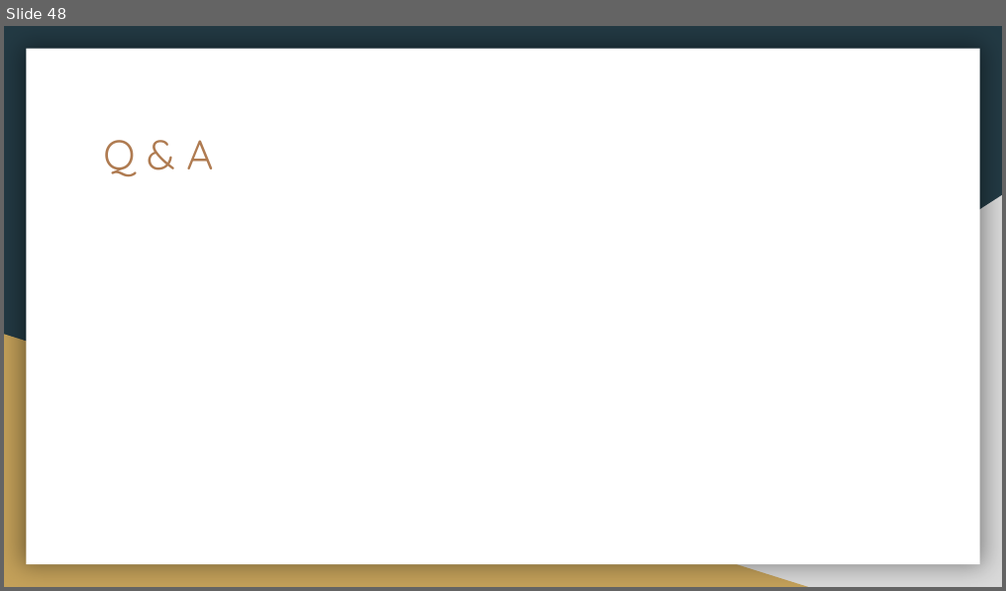
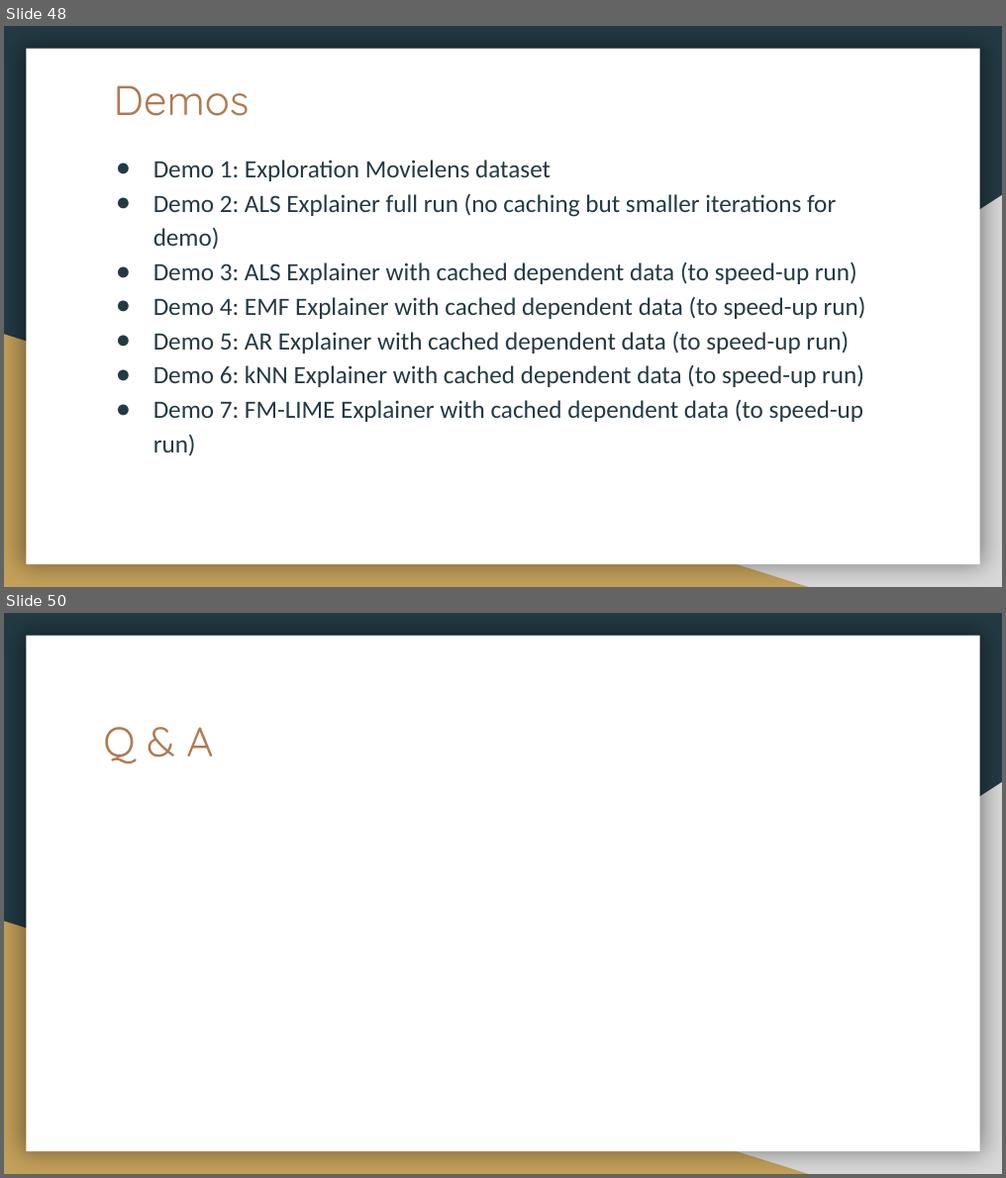
Before and after one commit to aidowu1/Hands-on-Intro-to-building-Explainability-for-RecSys, a slide deck: Presentation/Hands-on Intro to developing Explainability for Recommendation Systems.pptx. Shown one above the other, each under a label of ours: slide 48 before the commit, slides 48 and 50 after it; the slides between them are not shown. The pictures are 1006x591 and 1006x1178 pixels, drawn with LibreOffice and Linux fonts; fonts in the diff are those of the drawing. Boxes give left, top, right and bottom in pixels: in the first picture for what was removed or moved away, otherwise in the second. Text is boxed around its words. In the diff, an @@ line names an element or a change of style, - is before the commit and + after.

Commit message:
More code changes for my Pydata 2023 conference demos

```diff
--- a/Presentation/Hands-on Intro to developing Explainability for Recommendation Systems.pptx
+++ b/Presentation/Hands-on Intro to developing Explainability for Recommendation Systems.pptx
@@ slide 48 added at (x1=4, y1=26, x2=1002, y2=587), background #233A44; not listed: 3 template elements that a slide beside it also shows @@
@@ title added at (x1=114, y1=85, x2=250, y2=116), 30 pt, text #AF7B51 @@
+Demos
@@ text added at (x1=153, y1=160, x2=866, y2=457), 18 pt, text #233A44 @@
+● Demo 1: Exploration Movielens dataset
+● Demo 2: ALS Explainer full run (no caching but smaller iterations for demo)
+● Demo 3: ALS Explainer with cached dependent data (to speed-up run)
+● Demo 4: EMF Explainer with cached dependent data (to speed-up run)
+● Demo 5: AR Explainer with cached dependent data (to speed-up run)
+● Demo 6: kNN Explainer with cached dependent data (to speed-up run)
+● Demo 7: FM-LIME Explainer with cached dependent data (to speed-up run)
@@ what was slide 48 is now slide 50 @@
```
Also in this commit, not shown: 12 slides changed, 4 other slides added, 1 slide removed, 9 other files.
